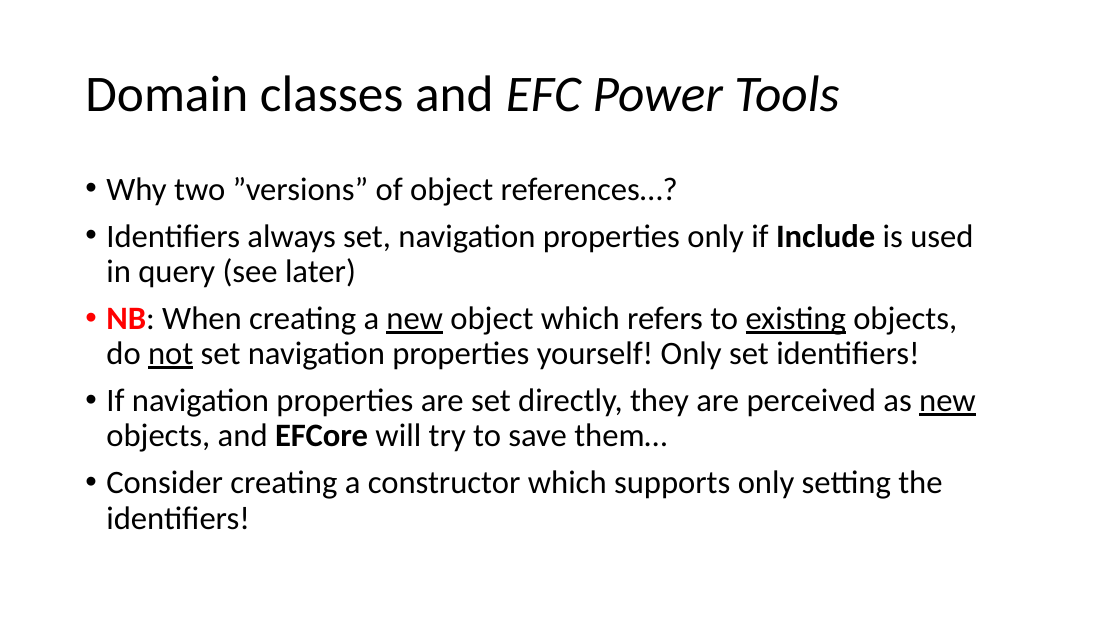
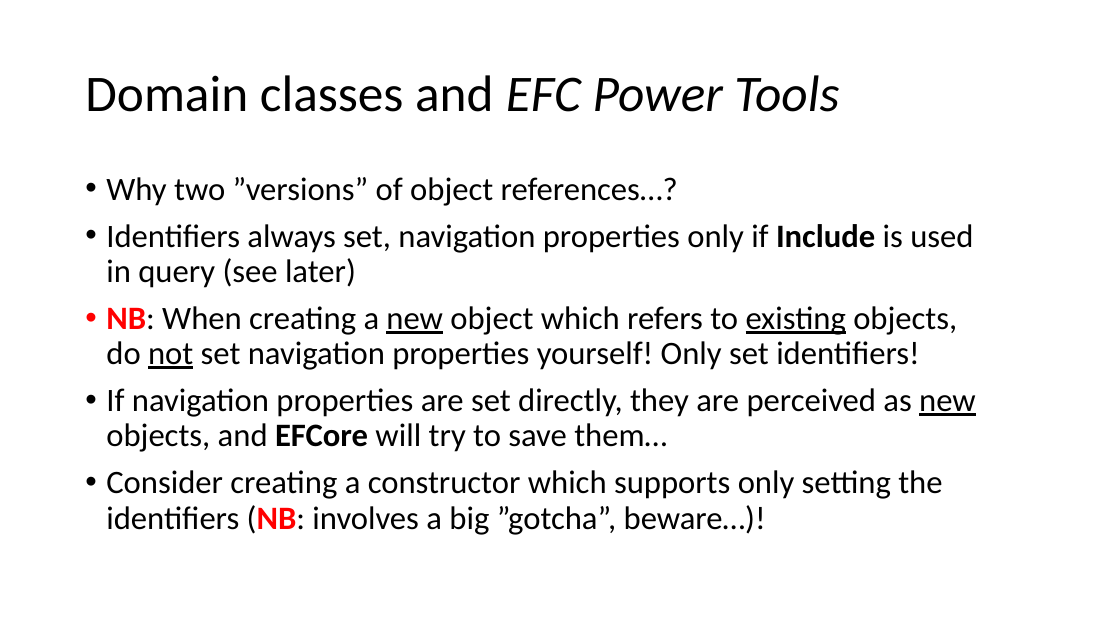
Before and after one commit to perslaursen/OOProg22, a slide deck: slide 12 of Chap/EFCore/Presentations/EFCoreEssentials.pptx. Drawn at 1120x630 pixels with LibreOffice and Linux fonts; fonts in the diff are those of the drawing. Boxes give left, top, right and bottom in pixels: in the first picture for what was removed or moved away, otherwise in the second. Text is boxed around its words. In the diff, an @@ line names an element or a change of style, - is before the commit and + after.

Commit message:
Updates to EFCore materials
As per the constructor parameter naming rules discovered in class :-).

```diff
--- a/Chap/EFCore/Presentations/EFCoreEssentials.pptx
+++ b/Chap/EFCore/Presentations/EFCoreEssentials.pptx
@@ text at [106,470,942,535]: text changed @@
-• Consider creating a constructor which supports only setting the identifiers!
+• Consider creating a constructor which supports only setting the identifiers (NB: involves a big ”gotcha”, beware…)!
```
Also in this commit, not shown: 1 other slide changed, 2 slides added, 1 other file.
